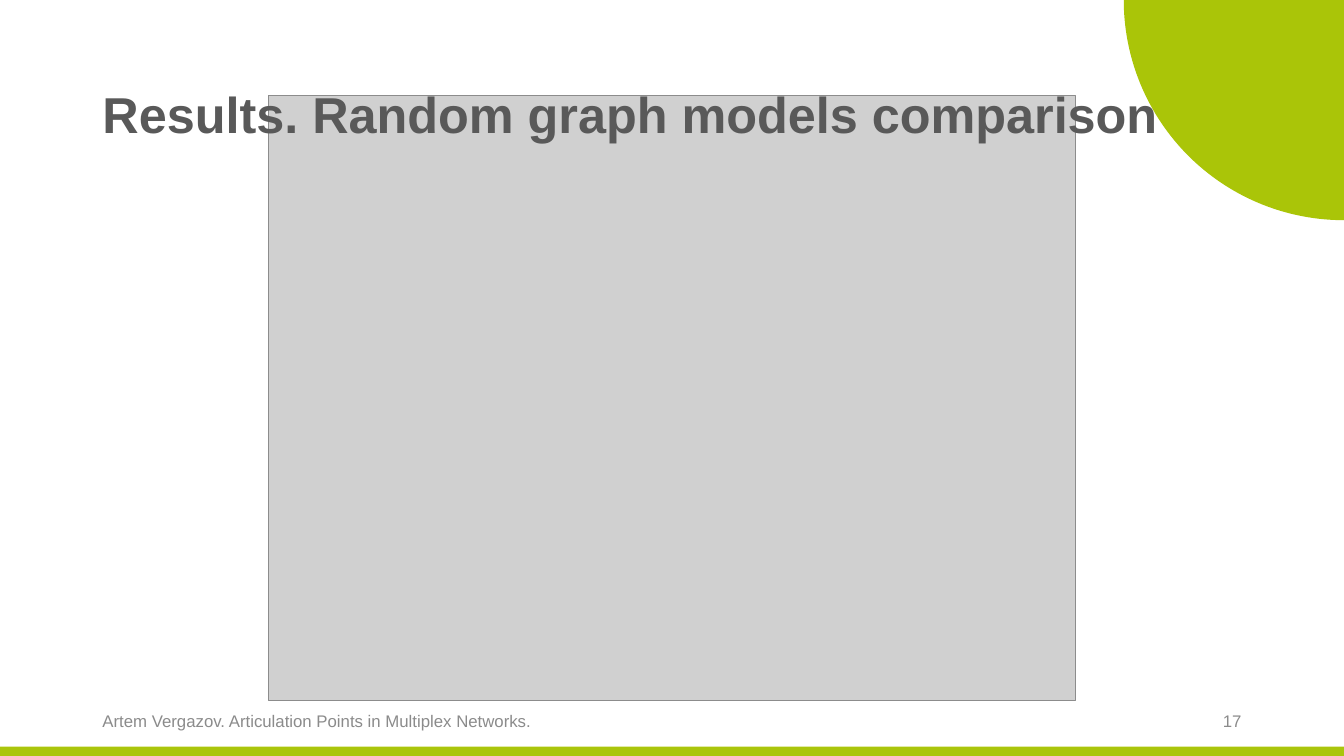
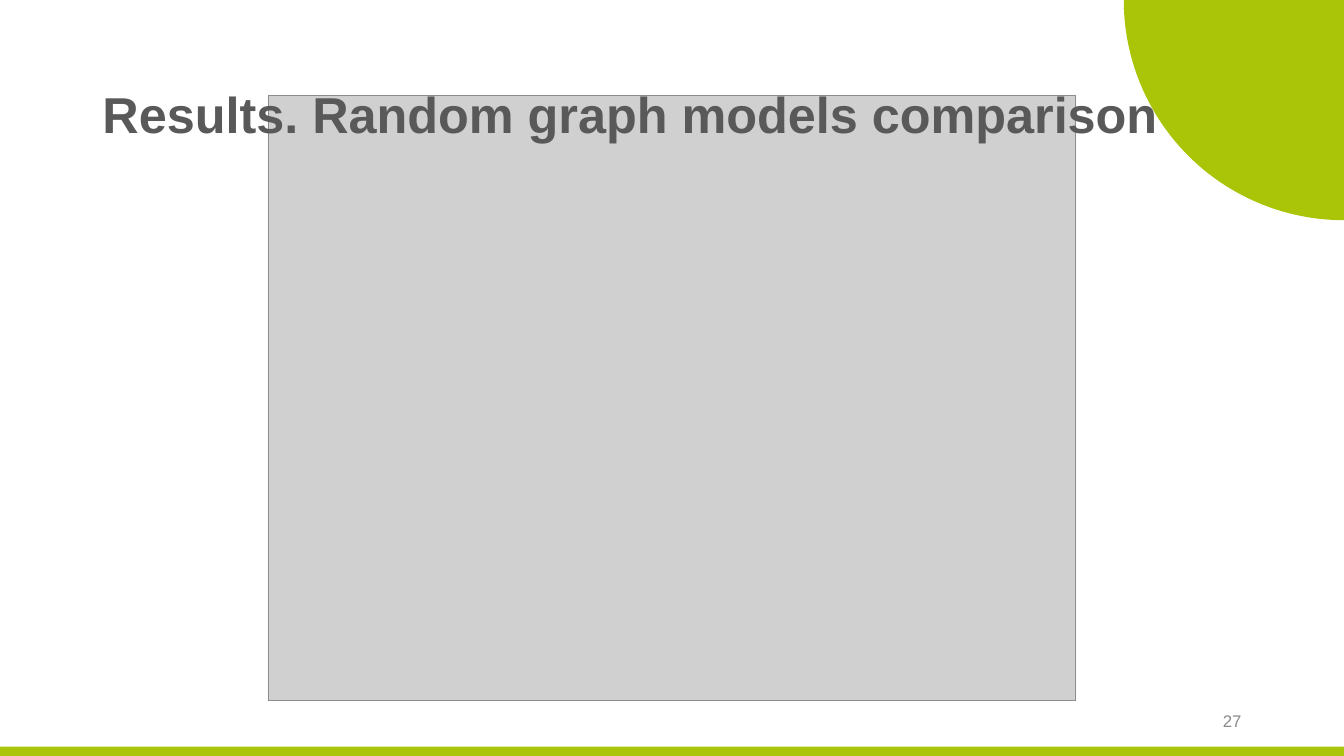
Before and after one commit to ArtemVergazov/ap_in_multiplex_networks, a slide deck: slide 27 of msc_predefense_template/Artem_Vergazov_predefense_April.pptx (slide 17 before the commit). Drawn at 1344x756 pixels with LibreOffice and Linux fonts; fonts in the diff are those of the drawing; grey boxes stand for pictures; background and template pictures are left out. Boxes give left, top, right and bottom in pixels: in the first picture for what was removed or moved away, otherwise in the second. Text is boxed around its words. In the diff, an @@ line names an element or a change of style, - is before the commit and + after.

```diff
--- a/msc_predefense_template/Artem_Vergazov_predefense_April.pptx
+++ b/msc_predefense_template/Artem_Vergazov_predefense_April.pptx
@@ text removed at <box>102,715,531,731</box> @@
-Artem Vergazov. Articulation Points in Multiplex Networks.
@@ page number at <box>1223,715,1242,727</box>: text changed @@
-17
+27
```
Also in this commit, not shown: 7 other slides changed, 15 slides added, 4 slides removed, 43 other files.
